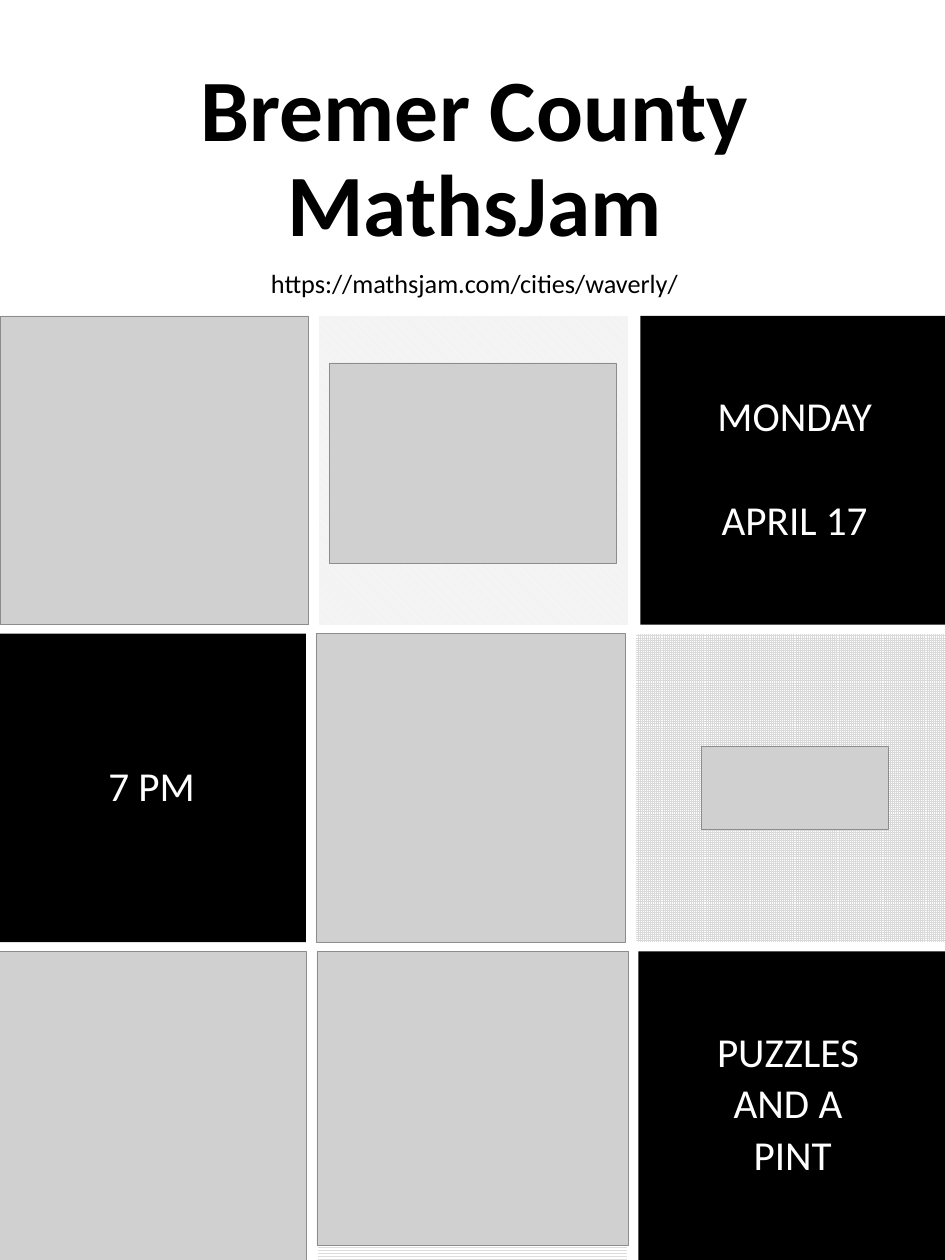
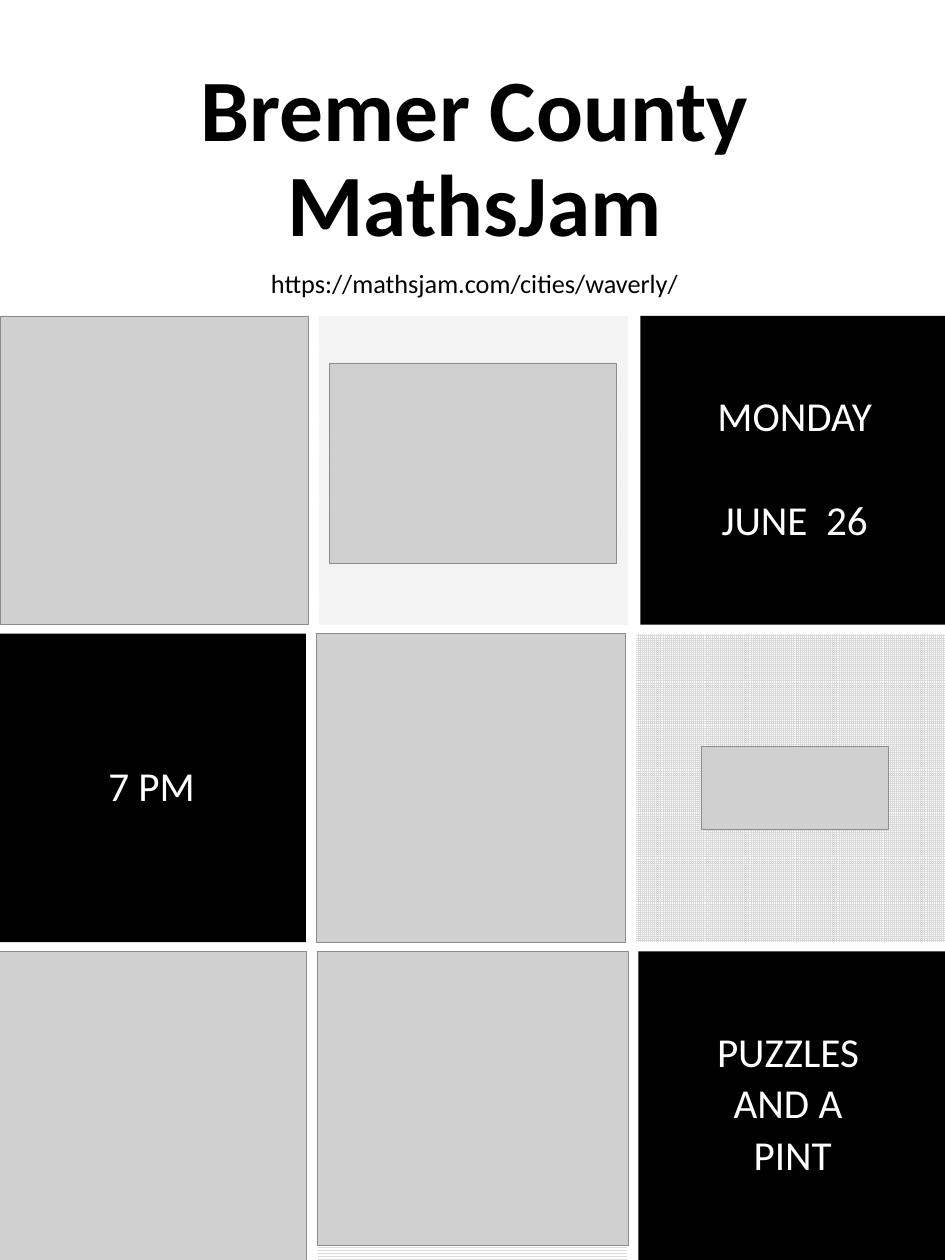
Before and after one commit to mbirgen/Waverly-MathsJams, a slide deck: slide 2 of MathsJam.pptx. Drawn at 945x1260 pixels with LibreOffice and Linux fonts; fonts in the diff are those of the drawing; grey boxes stand for pictures. Boxes give left, top, right and bottom in pixels: in the first picture for what was removed or moved away, otherwise in the second. Text is boxed around its words. In the diff, an @@ line names an element or a change of style, - is before the commit and + after.

Commit message:
July 2023 MathsJam Shout

```diff
--- a/MathsJam.pptx
+++ b/MathsJam.pptx
@@ text at <box>722,507,868,536</box>: text changed @@
-APRIL 17
+JUNE 26
```
Also in this commit, not shown: 10 other files.
